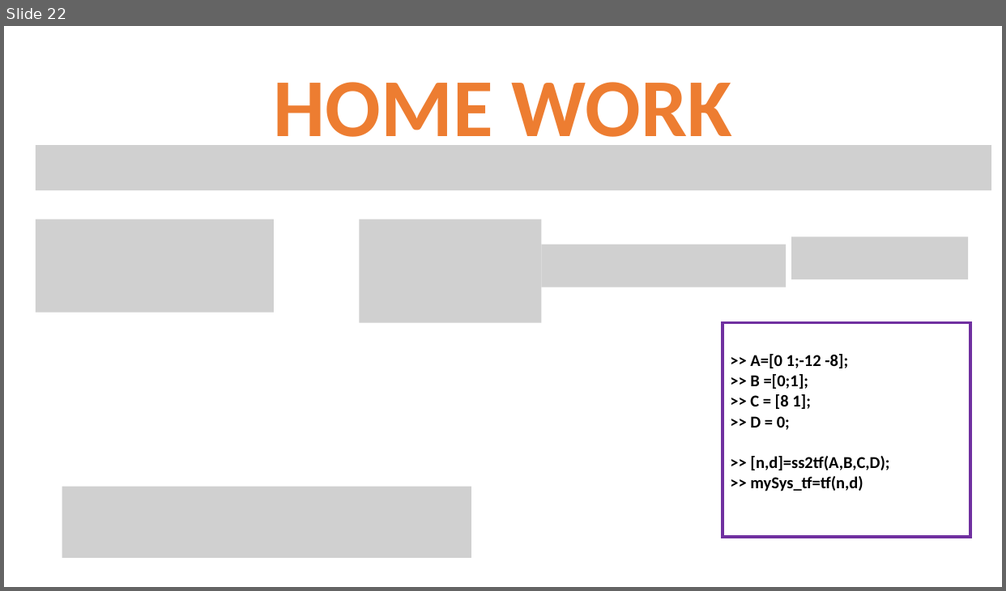
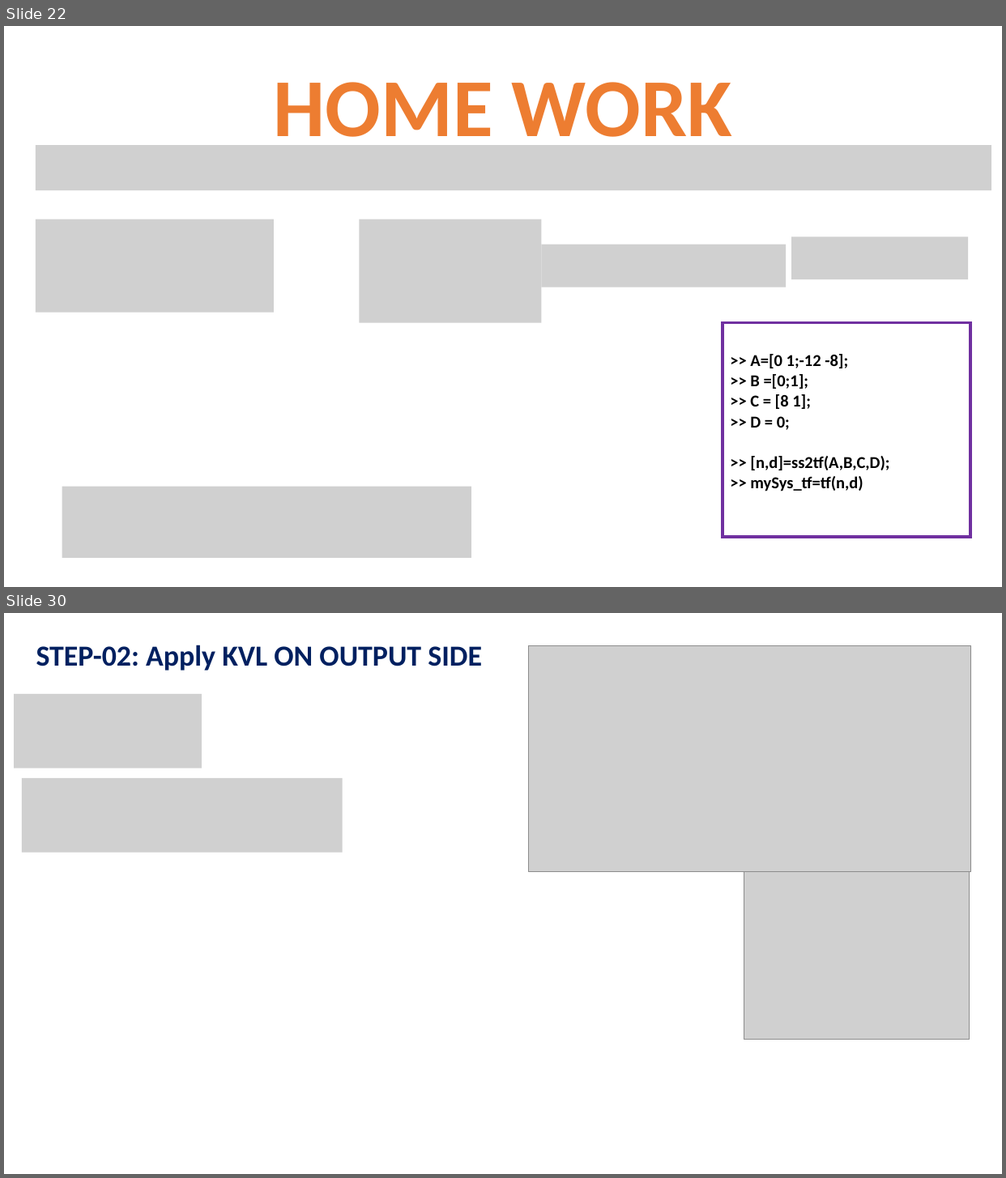
Before and after one commit to niazwazir/LINEAR_CONTROL_SYSTEM, a slide deck: STATE SPACE REPRESENTATION_PART_01.pptx. Shown one above the other, each under a label of ours: slide 22 before the commit, slides 22 and 30 after it; the slides between them are not shown. The pictures are 1006x591 and 1006x1178 pixels, drawn with LibreOffice and Linux fonts; fonts in the diff are those of the drawing; grey boxes stand for pictures. Boxes give left, top, right and bottom in pixels: in the first picture for what was removed or moved away, otherwise in the second. Text is boxed around its words. In the diff, an @@ line names an element or a change of style, - is before the commit and + after.

```diff
--- a/STATE SPACE REPRESENTATION_PART_01.pptx
+++ b/STATE SPACE REPRESENTATION_PART_01.pptx
@@ slide 30 added at (x1=4, y1=613, x2=1002, y2=1174), background #FFFFFF @@
@@ text added at (x1=36, y1=645, x2=482, y2=671), 28 pt, text #002060, bold @@
+STEP-02: Apply KVL ON OUTPUT SIDE
@@ picture added at (x1=529, y1=645, x2=971, y2=872) @@
@@ picture added at (x1=14, y1=694, x2=202, y2=769) @@
@@ picture added at (x1=22, y1=778, x2=343, y2=854) @@
@@ picture added at (x1=744, y1=867, x2=970, y2=1040) @@
```
Also in this commit, not shown: 14 other slides added.
